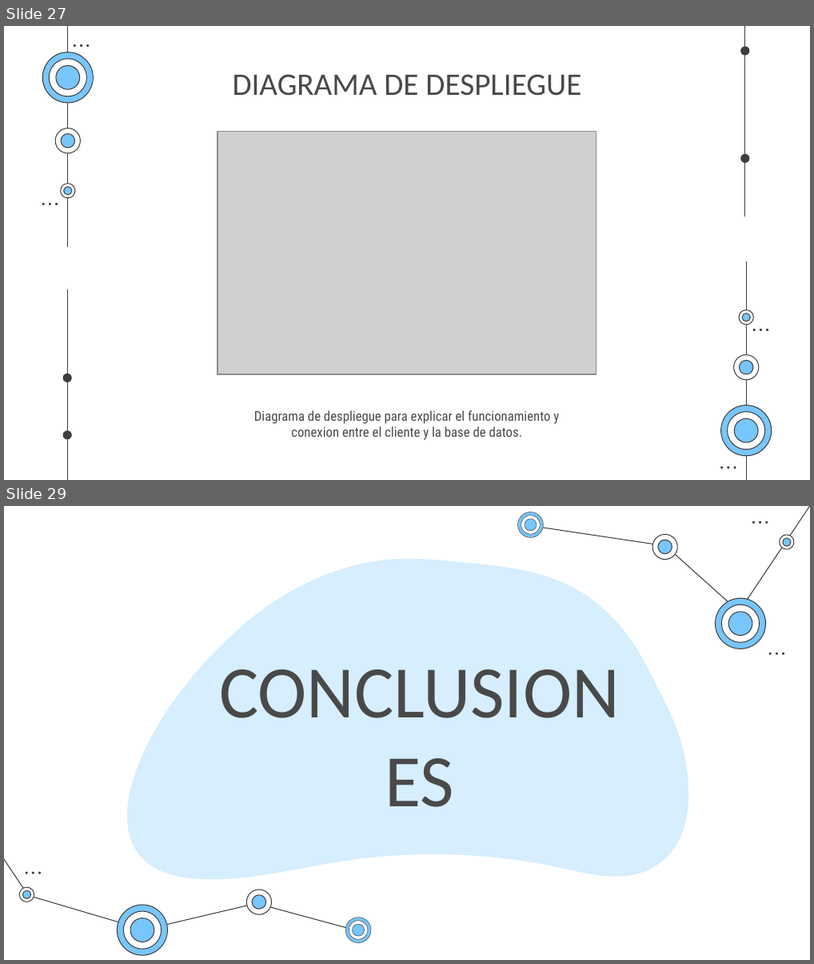
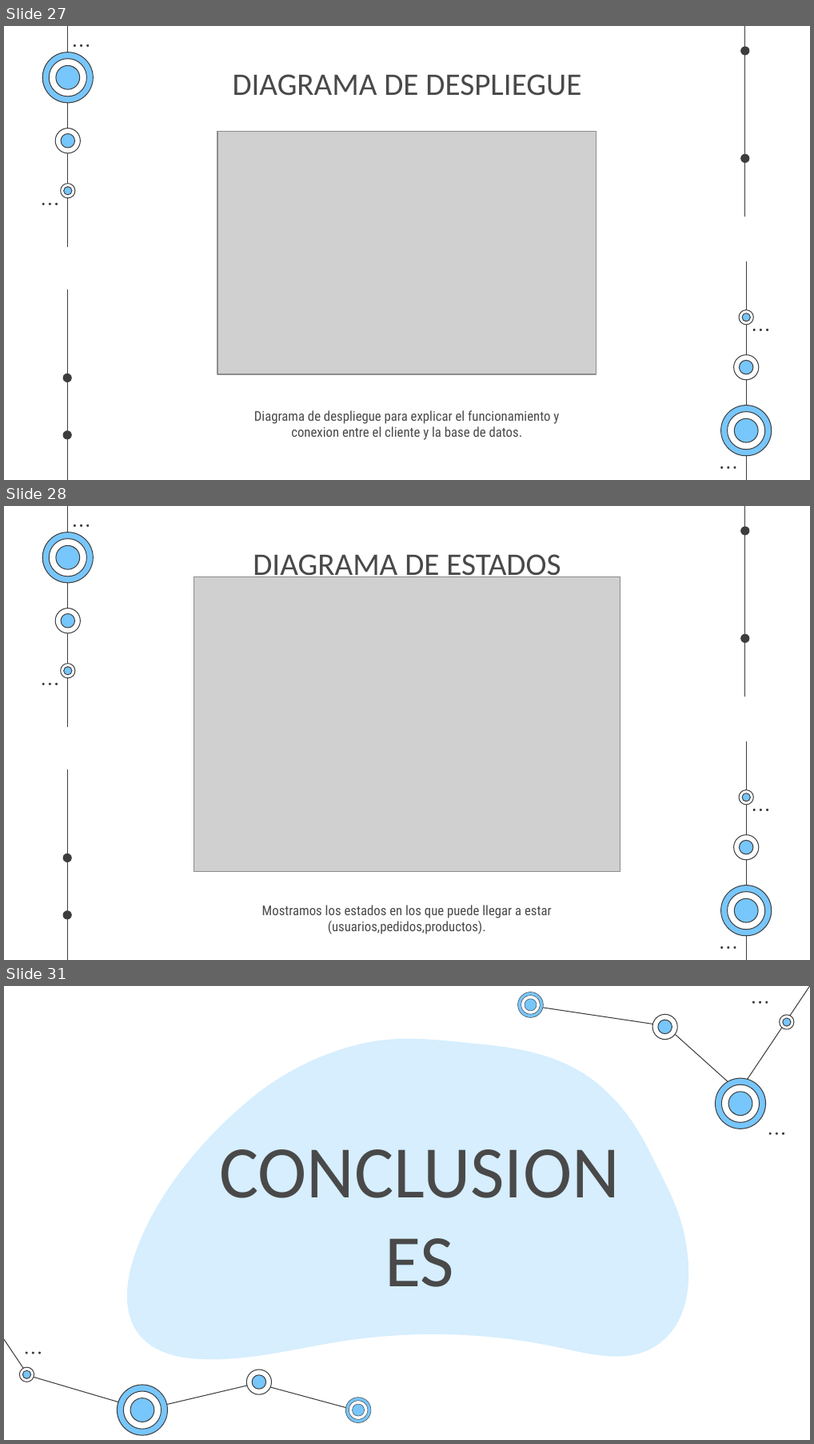
Before and after one commit to EgCooper/Mxt-Technology, a slide deck: Documentacion/Mxt-Technology Presentacion.pptx. Shown one above the other, each under a label of ours: slides 27 and 29 before the commit, slides 27, 28 and 31 after it; the slides between them are not shown. The pictures are 814x964 and 814x1444 pixels, drawn with LibreOffice and Linux fonts; fonts in the diff are those of the drawing; grey boxes stand for pictures. Boxes give left, top, right and bottom in pixels: in the first picture for what was removed or moved away, otherwise in the second. Text is boxed around its words. In the diff, an @@ line names an element or a change of style, - is before the commit and + after.

```diff
--- a/Documentacion/Mxt-Technology Presentacion.pptx
+++ b/Documentacion/Mxt-Technology Presentacion.pptx
@@ slide 28 added at <box>4,506,810,960</box>, background #FFFFFF; not listed: 48 template elements that a slide beside it also shows @@
@@ picture added at <box>194,577,621,872</box> @@
@@ title added at <box>253,554,561,583</box>, 28 pt, text #494949 @@
+DIAGRAMA DE ESTADOS
@@ text added at <box>579,794,630,833</box>, 30 pt, text #FFFFFF @@
+45K
@@ text added at <box>262,904,552,934</box>, 12 pt, text #494949 @@
+Mostramos los estados en los que puede llegar a estar (usuarios,pedidos,productos).
@@ what was slide 29 is now slide 31 @@
```
Also in this commit, not shown: 2 slides changed, 1 other slide added, 1 other file.
